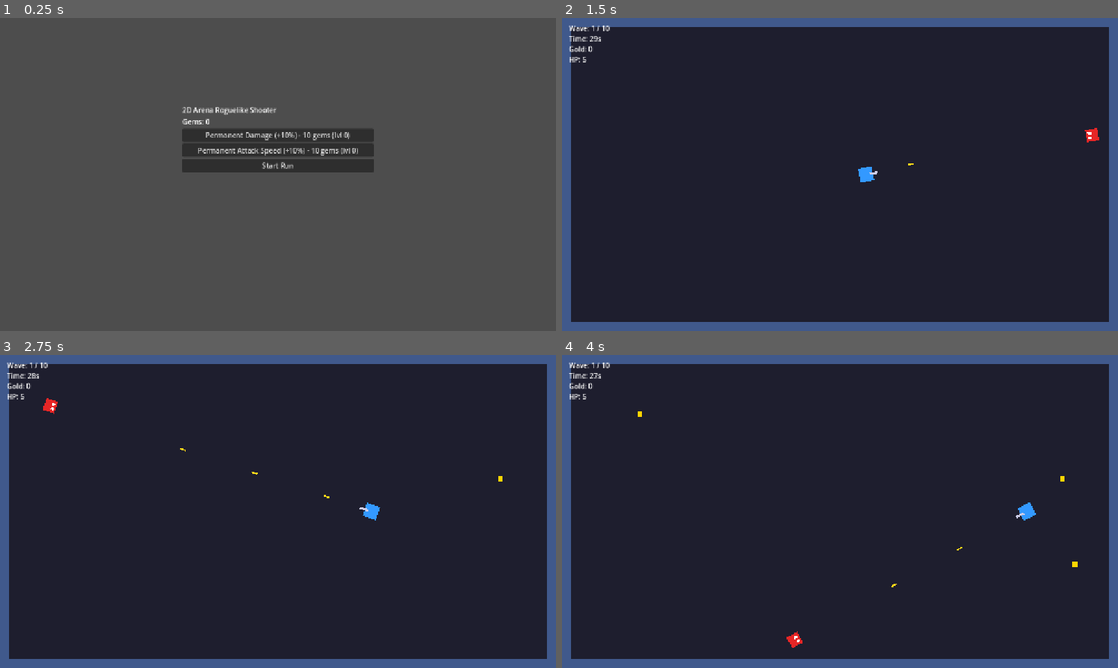
Above: before the commit, frames 1-4 (two rows, left to right).
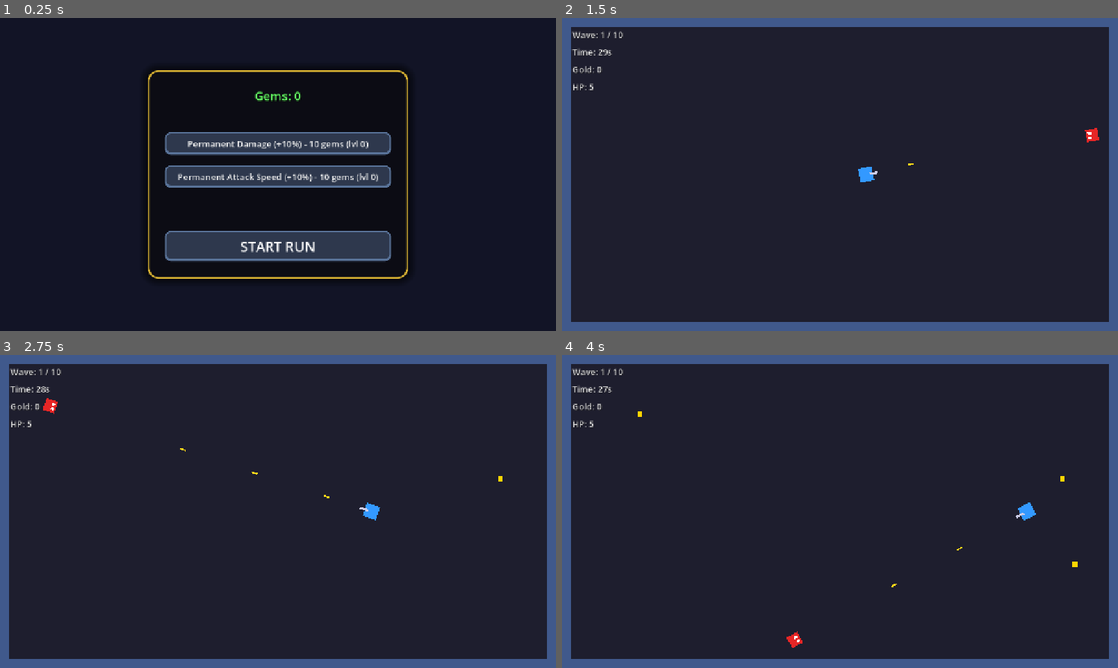
Above: after the commit, the same moments.

Repository: StephenLingham/game-1
Game: Godot game, scene res://scenes/Lobby.tscn
Two runs of this game, one before a commit and one after it. Both use one fixed random seed, a clock stepped at 60 frames per second and the inputs below.
Inputs (mouse positions are in pixels of both pictures, inside the frame that each line leads up to):
- Up to frame 1 (0.25 s): no input
- Up to frame 2 (1.5 s): click "Start Run" (after the commit: "START RUN") at 0.5 s; tap Enter at 1.25 s; move the mouse to (962, 158) at 1.27 s; hold D (move_right) from 1.28 s (still down); click (962, 158) at 1.42 s
- Up to frame 3 (2.75 s): release D (move_right) at 2 s; drag from (166, 527) to (505, 477) at 2.02 s
- Up to frame 4 (4 s): move the mouse to (895, 442) at 2.77 s; hold D (move_right) 2.78-3.5 s; click (895, 442) at 2.92 s; drag from (812, 574) to (639, 414) at 3.52 s

The runs differ from the first frame. In frame 1, 99% of the frame differs, in the area x 0-100%, y 0-100%; in frame 2, 0.5%; in frame 3, 0.5%; in frame 4, 0.5%.

Commit message:
UI improvements

Diff:
--- a/scenes/Lobby.tscn
+++ b/scenes/Lobby.tscn
@@ -1,33 +1,90 @@
-[gd_scene load_steps=2 format=3]
+[gd_scene load_steps=5 format=3]
 
 [ext_resource type="Script" path="res://scripts/lobby.gd" id="1"]
+[ext_resource type="Theme" path="res://ui_theme.tres" id="2"]
+
+
+[sub_resource type="LabelSettings" id="LabelSettings_gems"]
+font_size = 28
+font_color = Color(0.4, 1, 0.4, 1)
+shadow_size = 4
+shadow_color = Color(0, 0, 0, 0.8)
 
 [node name="Lobby" type="Control"]
+layout_mode = 3
+anchors_preset = 15
 anchor_right = 1.0
 anchor_bottom = 1.0
+grow_horizontal = 2
+grow_vertical = 2
+theme = ExtResource("2")
 script = ExtResource("1")
 
-[node name="VBox" type="VBoxContainer" parent="."]
+[node name="Background" type="ColorRect" parent="."]
+layout_mode = 1
+anchors_preset = 15
+anchor_right = 1.0
+anchor_bottom = 1.0
+grow_horizontal = 2
+grow_vertical = 2
+color = Color(0.07, 0.08, 0.15, 1)
+
+[node name="Panel" type="Panel" parent="."]
+layout_mode = 1
+anchors_preset = 8
 anchor_left = 0.5
 anchor_top = 0.5
 anchor_right = 0.5
 anchor_bottom = 0.5
-offset_left = -220.0
-offset_top = -160.0
-offset_right = 220.0
-offset_bottom = 160.0
+offset_left = -300.0
+offset_top = -240.0
+offset_right = 300.0
+offset_bottom = 240.0
+grow_horizontal = 2
+grow_vertical = 2
 
-[node name="Title" type="Label" parent="VBox"]
-text = "2D Arena Roguelike Shooter"
+[node name="VBox" type="VBoxContainer" parent="."]
+layout_mode = 1
+anchors_preset = 8
+anchor_left = 0.5
+anchor_top = 0.5
+anchor_right = 0.5
+anchor_bottom = 0.5
+offset_left = -260.0
+offset_top = -200.0
+offset_right = 260.0
+offset_bottom = 200.0
+grow_horizontal = 2
+grow_vertical = 2
+theme_override_constants/separation = 24
+
 
 [node name="GemsLabel" type="Label" parent="VBox"]
+layout_mode = 2
 text = "Gems: 0"
+label_settings = SubResource("LabelSettings_gems")
+horizontal_alignment = 1
+
+[node name="Spacer" type="Control" parent="VBox"]
+custom_minimum_size = Vector2(0, 16)
+layout_mode = 2
 
 [node name="PermDamage" type="Button" parent="VBox"]
+layout_mode = 2
 text = "Permanent Damage - 10 gems"
 
 [node name="PermAtkSpd" type="Button" parent="VBox"]
+layout_mode = 2
 text = "Permanent Attack Speed - 10 gems"
 
+[node name="Spacer2" type="Control" parent="VBox"]
+layout_mode = 2
+size_flags_vertical = 3
+
 [node name="Start" type="Button" parent="VBox"]
-text = "Start Run"
+custom_minimum_size = Vector2(0, 70)
+layout_mode = 2
+theme_override_colors/font_color = Color(1, 1, 1, 1)
+theme_override_colors/font_hover_color = Color(0.6, 1, 0.6, 1)
+theme_override_font_sizes/font_size = 32
+text = "START RUN"
--- a/scenes/main.tscn
+++ b/scenes/main.tscn
@@ -4,6 +4,7 @@
 [ext_resource type="PackedScene" path="res://scenes/player.tscn" id="2"]
 [ext_resource type="PackedScene" path="res://scenes/enemy.tscn" id="3"]
 [ext_resource type="Script" path="res://scripts/wave_controller.gd" id="4"]
+[ext_resource type="Theme" path="res://ui_theme.tres" id="5"]
 
 [sub_resource type="RectangleShape2D" id="wall_top"]
 size = Vector2(1280, 20)
@@ -16,6 +17,18 @@
 
 [sub_resource type="RectangleShape2D" id="wall_right"]
 size = Vector2(20, 720)
+
+[sub_resource type="LabelSettings" id="LabelSettings_shop_title"]
+font_size = 36
+font_color = Color(1, 0.85, 0.3, 1)
+shadow_size = 4
+shadow_color = Color(0, 0, 0, 0.8)
+
+[sub_resource type="LabelSettings" id="LabelSettings_shop_info"]
+font_size = 20
+font_color = Color(0.9, 0.9, 0.9, 1)
+shadow_size = 2
+shadow_color = Color(0, 0, 0, 0.5)
 
 [node name="Main" type="Node2D"]
 script = ExtResource("1")
@@ -116,86 +129,161 @@
 [node name="UI" type="CanvasLayer" parent="."]
 
 [node name="HUD" type="Control" parent="UI"]
+layout_mode = 3
+anchors_preset = 15
 anchor_right = 1.0
-anchor_bottom = 0.0
-offset_right = 0.0
-offset_bottom = 0.0
+anchor_bottom = 1.0
+grow_horizontal = 2
+grow_vertical = 2
+mouse_filter = 2
+theme = ExtResource("5")
 
 [node name="WaveLabel" type="Label" parent="UI/HUD"]
-offset_left = 16.0
-offset_top = 12.0
+layout_mode = 0
+offset_left = 24.0
+offset_top = 24.0
+offset_right = 200.0
+offset_bottom = 56.0
 text = "Wave: 1 / 10"
+label_settings = SubResource("LabelSettings_shop_info")
 
 [node name="TimeLabel" type="Label" parent="UI/HUD"]
-offset_left = 16.0
-offset_top = 36.0
+layout_mode = 0
+offset_left = 24.0
+offset_top = 64.0
+offset_right = 200.0
+offset_bottom = 96.0
 text = "Time: 30s"
+label_settings = SubResource("LabelSettings_shop_info")
 
 [node name="GoldLabel" type="Label" parent="UI/HUD"]
-offset_left = 16.0
-offset_top = 60.0
+layout_mode = 0
+offset_left = 24.0
+offset_top = 104.0
+offset_right = 200.0
+offset_bottom = 136.0
 text = "Gold: 0"
+label_settings = SubResource("LabelSettings_shop_info")
+theme_override_colors/font_color = Color(1, 0.85, 0.3, 1)
 
 [node name="HPLabel" type="Label" parent="UI/HUD"]
-offset_left = 16.0
-offset_top = 84.0
+layout_mode = 0
+offset_left = 24.0
+offset_top = 144.0
+offset_right = 200.0
+offset_bottom = 176.0
 text = "HP: 5"
+label_settings = SubResource("LabelSettings_shop_info")
+theme_override_colors/font_color = Color(1, 0.4, 0.4, 1)
 
 [node name="ShopPanel" type="Panel" parent="UI"]
 visible = false
+anchors_preset = 8
 anchor_left = 0.5
 anchor_top = 0.5
 anchor_right = 0.5
 anchor_bottom = 0.5
-offset_left = -220.0
-offset_top = -160.0
-offset_right = 220.0
-offset_bottom = 160.0
+offset_left = -260.0
+offset_top = -240.0
+offset_right = 260.0
+offset_bottom = 240.0
+grow_horizontal = 2
+grow_vertical = 2
+theme = ExtResource("5")
 
 [node name="VBox" type="VBoxContainer" parent="UI/ShopPanel"]
+layout_mode = 1
+anchors_preset = 15
 anchor_right = 1.0
 anchor_bottom = 1.0
-offset_left = 12.0
-offset_top = 12.0
-offset_right = -12.0
-offset_bottom = -12.0
+offset_left = 24.0
+offset_top = 24.0
+offset_right = -24.0
+offset_bottom = -24.0
+grow_horizontal = 2
+grow_vertical = 2
+theme_override_constants/separation = 20
+
+[node name="ShopTitle" type="Label" parent="UI/ShopPanel/VBox"]
+layout_mode = 2
+text = "Shop"
+label_settings = SubResource("LabelSettings_shop_title")
+horizontal_alignment = 1
 
 [node name="Info" type="Label" parent="UI/ShopPanel/VBox"]
+layout_mode = 2
 text = ""
+label_settings = SubResource("LabelSettings_shop_info")
+horizontal_alignment = 1
+
+[node name="Spacer" type="Control" parent="UI/ShopPanel/VBox"]
+custom_minimum_size = Vector2(0, 10)
+layout_mode = 2
 
 [node name="BuyDamage" type="Button" parent="UI/ShopPanel/VBox"]
+layout_mode = 2
 text = "Upgrade Damage (+5) - 10 gold"
 
 [node name="BuyAtkSpd" type="Button" parent="UI/ShopPanel/VBox"]
+layout_mode = 2
 text = "Upgrade Attack Speed (+10%) - 12 gold"
 
+[node name="Spacer2" type="Control" parent="UI/ShopPanel/VBox"]
+layout_mode = 2
+size_flags_vertical = 3
+
 [node name="Continue" type="Button" parent="UI/ShopPanel/VBox"]
-text = "Next wave"
+custom_minimum_size = Vector2(0, 60)
+layout_mode = 2
+theme_override_colors/font_color = Color(1, 1, 1, 1)
+theme_override_colors/font_hover_color = Color(0.6, 1, 0.6, 1)
+theme_override_font_sizes/font_size = 28
+text = "NEXT WAVE"
 
 [node name="GameOverPanel" type="Panel" parent="UI"]
 visible = false
+anchors_preset = 8
 anchor_left = 0.5
 anchor_top = 0.5
 anchor_right = 0.5
 anchor_bottom = 0.5
 offset_left = -240.0
-offset_top = -170.0
+offset_top = -200.0
 offset_right = 240.0
-offset_bottom = 170.0
+offset_bottom = 200.0
+grow_horizontal = 2
+grow_vertical = 2
+theme = ExtResource("5")
 
 [node name="VBox" type="VBoxContainer" parent="UI/GameOverPanel"]
+layout_mode = 1
+anchors_preset = 15
 anchor_right = 1.0
 anchor_bottom = 1.0
-offset_left = 12.0
-offset_top = 12.0
-offset_right = -12.0
-offset_bottom = -12.0
+offset_left = 24.0
+offset_top = 24.0
+offset_right = -24.0
+offset_bottom = -24.0
+grow_horizontal = 2
+grow_vertical = 2
+theme_override_constants/separation = 20
 
 [node name="Result" type="Label" parent="UI/GameOverPanel/VBox"]
+layout_mode = 2
 text = "Result"
+label_settings = SubResource("LabelSettings_shop_info")
+horizontal_alignment = 1
+
+[node name="Spacer" type="Control" parent="UI/GameOverPanel/VBox"]
+layout_mode = 2
+size_flags_vertical = 3
 
 [node name="Retry" type="Button" parent="UI/GameOverPanel/VBox"]
+custom_minimum_size = Vector2(0, 50)
+layout_mode = 2
 text = "Retry"
 
 [node name="BackToLobby" type="Button" parent="UI/GameOverPanel/VBox"]
+custom_minimum_size = Vector2(0, 50)
+layout_mode = 2
 text = "Back to Lobby"
--- /dev/null
+++ b/ui_theme.tres
@@ -0,0 +1,73 @@
+[gd_resource type="Theme" load_steps=5 format=3]
+
+[sub_resource type="StyleBoxFlat" id="StyleBoxFlat_hover"]
+content_margin_left = 16.0
+content_margin_top = 12.0
+content_margin_right = 16.0
+content_margin_bottom = 12.0
+bg_color = Color(0.28, 0.45, 0.7, 1)
+border_width_left = 3
+border_width_top = 3
+border_width_right = 3
+border_width_bottom = 6
+border_color = Color(0.5, 0.75, 1, 1)
+corner_radius_top_left = 12
+corner_radius_top_right = 12
+corner_radius_bottom_right = 12
+corner_radius_bottom_left = 12
+
+[sub_resource type="StyleBoxFlat" id="StyleBoxFlat_normal"]
+content_margin_left = 16.0
+content_margin_top = 12.0
+content_margin_right = 16.0
+content_margin_bottom = 12.0
+bg_color = Color(0.18, 0.22, 0.3, 1)
+border_width_left = 3
+border_width_top = 3
+border_width_right = 3
+border_width_bottom = 6
+border_color = Color(0.35, 0.45, 0.6, 1)
+corner_radius_top_left = 12
+corner_radius_top_right = 12
+corner_radius_bottom_right = 12
+corner_radius_bottom_left = 12
+
+[sub_resource type="StyleBoxFlat" id="StyleBoxFlat_pressed"]
+content_margin_left = 16.0
+content_margin_top = 12.0
+content_margin_right = 16.0
+content_margin_bottom = 12.0
+bg_color = Color(0.12, 0.15, 0.22, 1)
+border_width_left = 3
+border_width_top = 3
+border_width_right = 3
+border_width_bottom = 3
+border_color = Color(0.2, 0.3, 0.45, 1)
+corner_radius_top_left = 12
+corner_radius_top_right = 12
+corner_radius_bottom_right = 12
+corner_radius_bottom_left = 12
+
+[sub_resource type="StyleBoxFlat" id="StyleBoxFlat_panel"]
+bg_color = Color(0.05, 0.05, 0.08, 0.95)
+border_width_left = 4
+border_width_top = 4
+border_width_right = 4
+border_width_bottom = 4
+border_color = Color(0.85, 0.7, 0.2, 1)
+corner_radius_top_left = 24
+corner_radius_top_right = 24
+corner_radius_bottom_right = 24
+corner_radius_bottom_left = 24
+shadow_color = Color(0, 0, 0, 0.6)
+shadow_size = 20
+
+[resource]
+Button/colors/font_color = Color(0.95, 0.95, 0.95, 1)
+Button/colors/font_hover_color = Color(1, 0.95, 0.6, 1)
+Button/font_sizes/font_size = 20
+Button/styles/hover = SubResource("StyleBoxFlat_hover")
+Button/styles/normal = SubResource("StyleBoxFlat_normal")
+Button/styles/pressed = SubResource("StyleBoxFlat_pressed")
+Label/font_sizes/font_size = 18
+Panel/styles/panel = SubResource("StyleBoxFlat_panel")
